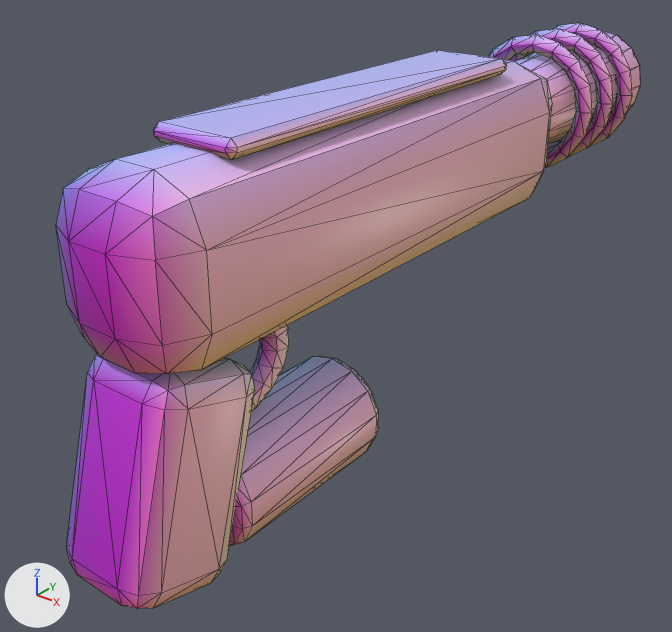
The glTF model game/assets/models/weapons/wpn_laser.glb: old version first, new version second.
Both versions are drawn from a 50 mm camera at (0.127, -0.105, 0.091) aimed at (-0.013, 0.07, -0.017). The axes (+X, +Y, +Z) are drawn at lower left. The lights are the same throughout. The picture after the commit comes second. Mesh edges are drawn as thin lines. Where no turn or scale is listed for an object, it has been applied to the vertices. Vertices at exactly the same position are counted once.

Before the edit, the objects in view are built like this:
```python
me_wpn_laser_mesh = bpy.data.meshes.new('wpn_laser_mesh')
me_wpn_laser_mesh.from_pydata(...)  # 812 vertices, 1592 faces; spans x -0.02..0.02, y -0.023..0.206, z -0.046..0.047
# faces by material slot: [216, 380, 996]
me_wpn_laser_mesh.materials.append(mat_m_toon_base)
me_wpn_laser_mesh.materials.append(mat_m_emissive)
me_wpn_laser_mesh.materials.append(mat_m_metal)
ob_wpn_laser_mesh = bpy.data.objects.new('wpn_laser_mesh', me_wpn_laser_mesh)
ob_wpn_laser_mesh.location = (0.0, 0.0, 0.0)
```
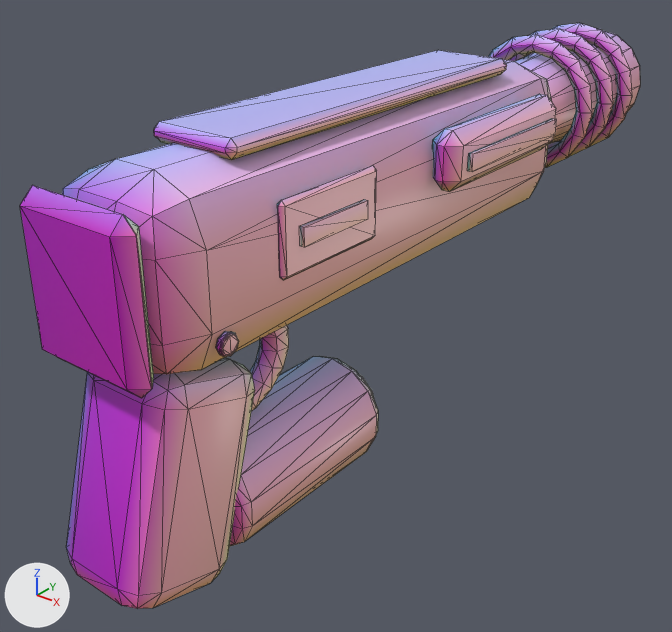
Boxes (x1, y1, x2, y2) around the edits, measured in the pictures (672 x 632 px):
'wpn_laser_mesh', reshaped (6% wider): before (56, 23, 640, 608); after (20, 23, 640, 608)
part 1 of me_wpn_laser_mesh, added (brown): after (468, 118, 557, 172)
part 2 of me_wpn_laser_mesh, added (pink): after (300, 199, 368, 247)
part 3 of me_wpn_laser_mesh, added: after (216, 331, 239, 356)
part 4 of me_wpn_laser_mesh, added (pink): after (277, 165, 377, 280)
part 5 of me_wpn_laser_mesh, added: after (432, 94, 556, 192)
part 6 of me_wpn_laser_mesh, added (purple): after (20, 185, 154, 398)

Edits to the bpy script that builds the scene:
```text
Add mat_m_flat:
    mat_m_flat = bpy.data.materials.new('M_flat')
    mat_m_flat.use_nodes = True; mat_m_flat.node_tree.nodes.clear()
    _N = mat_m_flat.node_tree.nodes; _L = mat_m_flat.node_tree.links
    n0 = _N.new('ShaderNodeBsdfPrincipled'); n0.name = 'Principled BSDF'
    n0.inputs[2].default_value = 0.4  # 'Roughness'
    n1 = _N.new('ShaderNodeOutputMaterial'); n1.name = 'Material Output'
    n2 = _N.new('ShaderNodeVertexColor'); n2.name = 'Color Attribute'
    _L.new(n0.outputs[0], n1.inputs[0])  # 'BSDF' to 'Surface'
    _L.new(n2.outputs[0], n0.inputs[0])  # 'Color' to 'Base Color'
Change me_wpn_laser_mesh:
    used by ob_wpn_laser_mesh; location = (0.0, 0.0, 0.0)
    remove me_wpn_laser_mesh.from_pydata(...)  # 812 vertices, 1592 faces; spans x -0.02..0.02, y -0.023..0.206, z -0.046..0.047
    add me_wpn_laser_mesh.from_pydata(...)  # 1148 vertices, 2208 faces; spans x -0.025..0.025, y -0.023..0.206, z -0.046..0.047
    me_wpn_laser_mesh part 1: a new loose piece, a box spanning x 0.0242..0.0254, y 0.07..0.11, z 0.03..0.034, in mat_m_flat
    me_wpn_laser_mesh part 2: a new loose piece, a box spanning x 0.018..0.0192, y 0.02..0.04, z 0.026..0.03, in mat_m_flat
    me_wpn_laser_mesh part 3: a new loose piece of 48 vertices spanning x 0.017..0.018, y -0.002..0.002, z 0.011..0.015, in mat_m_metal
    me_wpn_laser_mesh part 4: a new loose piece of 24 vertices spanning x 0.016..0.018, y 0.015..0.045, z 0.02..0.036, in mat_m_emissive
    me_wpn_laser_mesh part 5: a new loose piece of 24 vertices spanning x 0.016..0.024, y 0.065..0.115, z 0.025..0.039, in mat_m_metal
    me_wpn_laser_mesh part 6: a new loose piece of 24 vertices spanning x -0.015..0.015, y -0.019..-0.013, z 0.007..0.041, in mat_m_metal
    other edits to the shape of me_wpn_laser_mesh do not show in these pictures
    add me_wpn_laser_mesh.materials.append(mat_m_flat)
```
